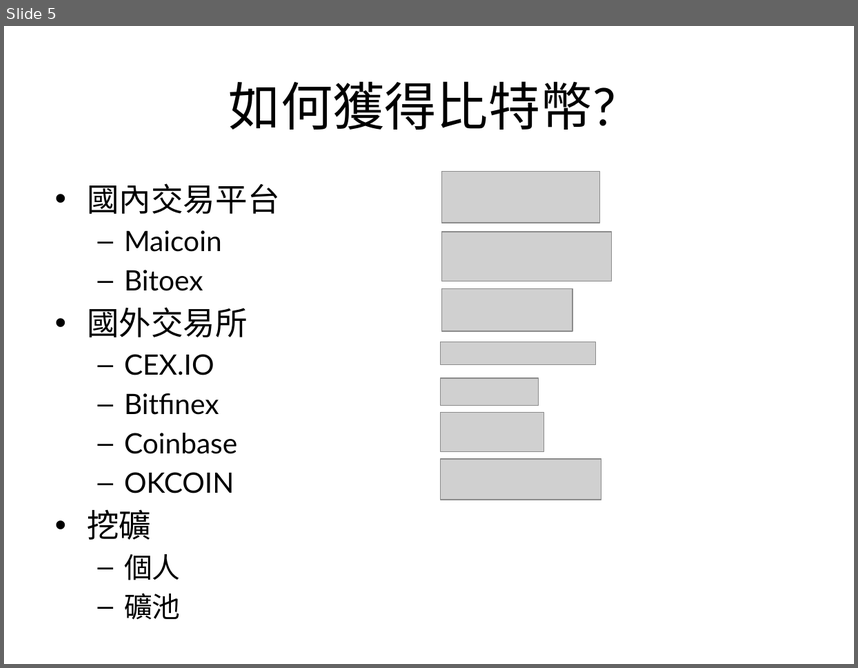
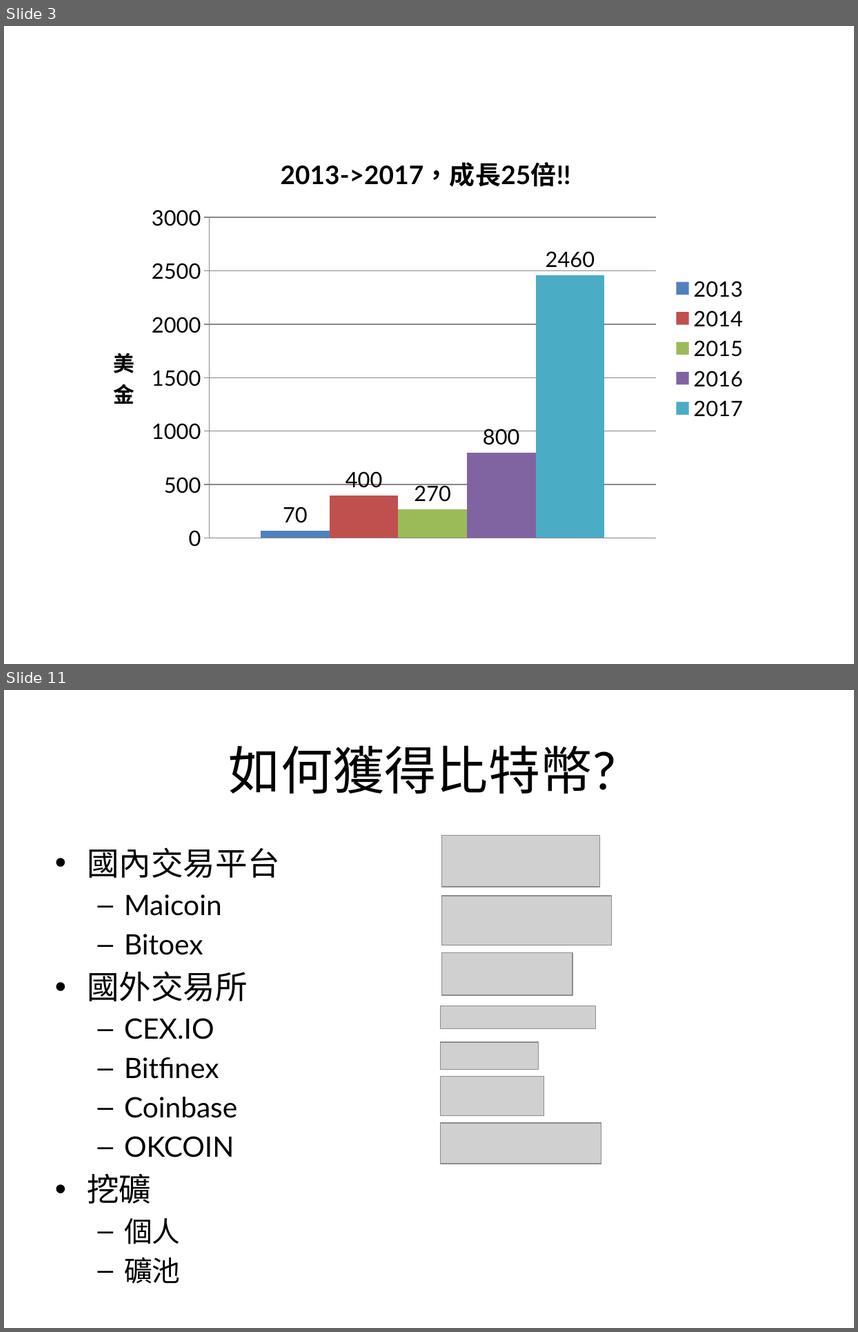
Before and after one commit to bailantaotao/bitcoin-speech, a slide deck: bitcoin.pptx. Shown one above the other, each under a label of ours: slide 5 before the commit, slides 3 and 11 after it; the slides between them are not shown. The pictures are 858x668 and 858x1332 pixels, drawn with LibreOffice and Linux fonts; fonts in the diff are those of the drawing; grey boxes stand for pictures. Boxes give left, top, right and bottom in pixels: in the first picture for what was removed or moved away, otherwise in the second. Text is boxed around its words. In the diff, an @@ line names an element or a change of style, - is before the commit and + after.

```diff
--- a/bitcoin.pptx
+++ b/bitcoin.pptx
@@ slide 3 added at (4, 26, 854, 664), background #FFFFFF @@
@@ column chart added at (94, 137, 757, 559) @@
+title "2013->2017，成長25倍!!"
+categories: 1
+2013: 70
+2014: 400
+2015: 270
+2016: 800
+2017: 2460
@@ what was slide 5 is now slide 11 @@
```
Also in this commit, not shown: 4 slides changed, 13 other slides added, 4 slides removed.
